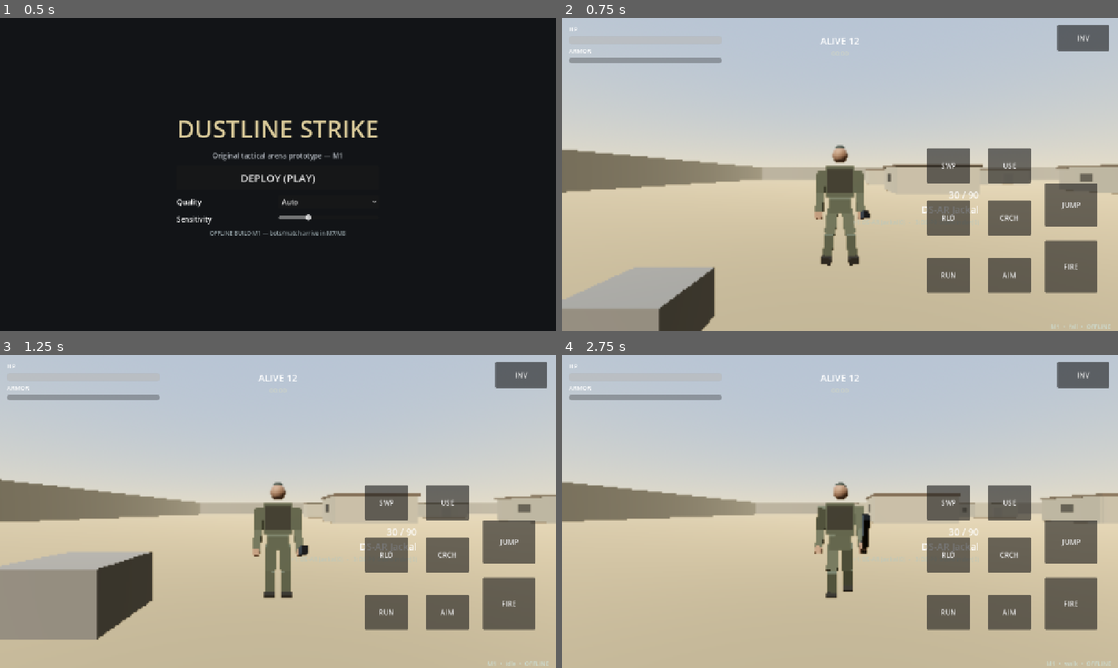
Above: before the commit, frames 1-4 (two rows, left to right).
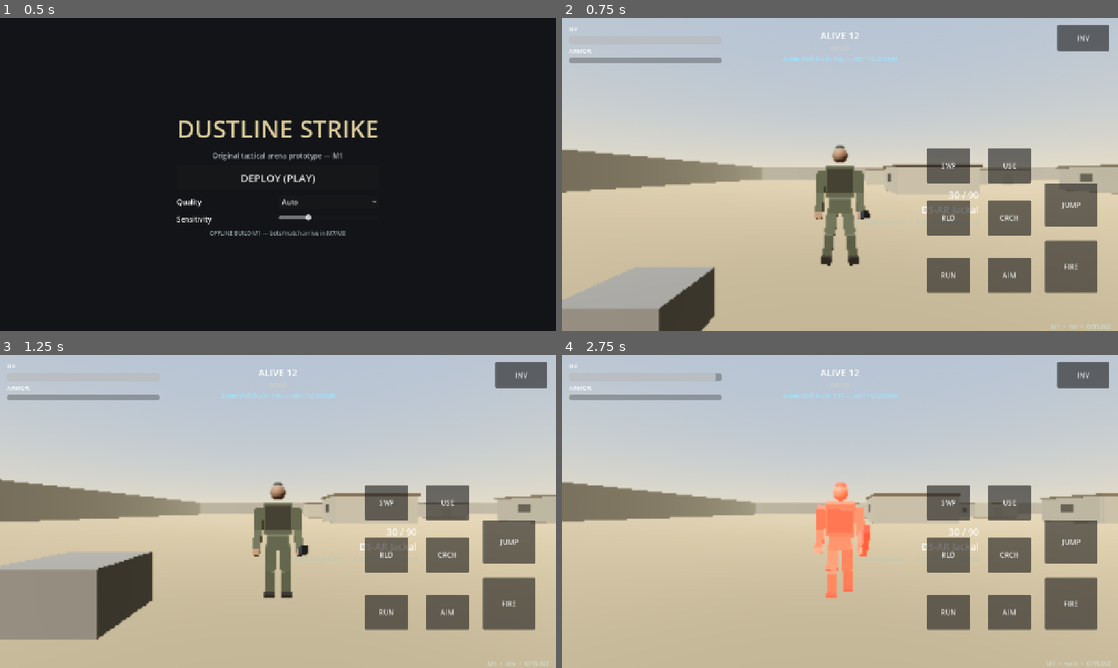
Above: after the commit, the same moments.

Repository: Srizvi786/New-repo
Game: Godot game, scene res://main/Main.tscn
Same seed, same stepped clock (60 frames per second), same inputs: the game is played once before the commit and once after it.
Inputs (mouse positions are in pixels of both pictures, inside the frame that each line leads up to):
- Up to frame 1 (0.5 s): no input
- Up to frame 2 (0.75 s): click "DEPLOY (PLAY)" at 0.5 s
- Up to frame 3 (1.25 s): no input
- Up to frame 4 (2.75 s): tap Enter at 1.25 s; drag from (628, 602) to (895, 442) at 1.27 s; drag from (728, 527) to (812, 574) at 2.02 s

Frame 1 is identical in both runs. In frame 2, 0.2% of the frame differs, in the area x 39-61%, y 4-14%; in frame 3, 0.2%; in frame 4, 2.4%, in the area x 27-61%, y 4-78%.
Error in both runs: Invalid call. Nonexistent 'int' constructor. (res://src/weapons/WeaponInventory.gd:29)

Commit message:
feat: milestone 9 shrinking safe zone with damage rings and bot steering

Diff:
--- a/main/Main.gd
+++ b/main/Main.gd
@@ -19,11 +19,13 @@
 var loot_mgr: Node = null
 var bot_mgr: Node = null
 var match_mgr: Node = null
+var zone_mgr: Node = null
 var results: Control = null
 
 const LOOT_SCRIPT := "res://src/items/LootManager.gd"
 const BOTMGR_SCRIPT := "res://src/bots/BotManager.gd"
 const MATCH_SCRIPT := "res://src/match/MatchManager.gd"
+const ZONE_SCRIPT := "res://src/match/ZoneManager.gd"
 const RESULTS_SCENE := "res://src/ui/Results.tscn"
 
 func _ready() -> void:
@@ -73,7 +75,22 @@
 	_ensure_loot()
 	_spawn_player()
 	_ensure_bots()
+	_ensure_zone()
 	_start_match()
+
+func _ensure_zone() -> void:
+	if zone_mgr == null:
+		var zs: Script = load(ZONE_SCRIPT)
+		zone_mgr = Node3D.new()
+		zone_mgr.set_script(zs)
+		zone_mgr.name = "ZoneManager"
+		add_child(zone_mgr)
+		await get_tree().process_frame
+	var arena := world_root.get_child(world_root.get_child_count() - 1)
+	if arena and arena.has_method("get_map_bounds"):
+		zone_mgr.call("reset_match", arena.call("get_map_bounds"))
+	elif arena:
+		zone_mgr.call("reset_match", Rect2(-60, -60, 120, 120))
 
 func _ensure_bots() -> void:
 	if bot_mgr == null:
--- /dev/null
+++ b/src/match/ZoneManager.gd
@@ -0,0 +1,133 @@
+extends Node3D
+## ZoneManager (M9) — shrinking safe zone. Wait -> shrink phases, DPS outside,
+## world ring visuals, HUD status. Bots steer via is_inside()/get_center().
+class_name ZoneManager
+
+const PHASES := [
+	{"wait": 20.0, "shrink": 25.0, "mult": 0.62, "dps": 2.0},
+	{"wait": 15.0, "shrink": 20.0, "mult": 0.55, "dps": 5.0},
+	{"wait": 12.0, "shrink": 15.0, "mult": 0.5, "dps": 8.0},
+	{"wait": 10.0, "shrink": 12.0, "mult": 0.45, "dps": 12.0},
+	{"wait": 8.0, "shrink": 10.0, "mult": 0.3, "dps": 16.0},
+]
+
+var center: Vector3 = Vector3.ZERO
+var radius: float = 190.0
+var target_center: Vector3 = Vector3.ZERO
+var target_radius: float = 190.0
+var phase_idx: int = 0
+var mode: String = "WAIT" # WAIT | SHRINK | DONE
+var timer: float = 0.0
+var dps: float = 2.0
+var active: bool = false
+
+var _dmg_tick: float = 0.0
+var _ring: MeshInstance3D
+var _next_ring: MeshInstance3D
+var _from_center: Vector3 = Vector3.ZERO
+var _from_radius: float = 190.0
+
+func _ready() -> void:
+	add_to_group("zone_manager")
+	_ring = _make_ring(Color(1, 1, 1, 0.5))
+	_next_ring = _make_ring(Color(0.3, 1, 0.4, 0.6))
+
+func reset_match(bounds: Rect2) -> void:
+	var cx: float = bounds.position.x + bounds.size.x * 0.5
+	var cz: float = bounds.position.y + bounds.size.y * 0.5
+	center = Vector3(cx + randf_range(-40, 40), 0, cz + randf_range(-40, 40))
+	radius = minf(bounds.size.x, bounds.size.y) * 0.48
+	_pick_next()
+	phase_idx = 0
+	mode = "WAIT"
+	timer = float(PHASES[0]["wait"])
+	dps = float(PHASES[0]["dps"])
+	active = true
+	_update_rings()
+
+func _pick_next() -> void:
+	if phase_idx >= PHASES.size():
+		return
+	var mult: float = float(PHASES[phase_idx]["mult"])
+	target_radius = maxf(8.0, radius * mult)
+	var max_off: float = maxf(0.0, (radius - target_radius) * 0.6)
+	target_center = center + Vector3(randf_range(-max_off, max_off), 0, randf_range(-max_off, max_off))
+
+func _process(delta: float) -> void:
+	if not active:
+		return
+	timer -= delta
+	if mode == "WAIT" and timer <= 0.0:
+		mode = "SHRINK"
+		_from_center = center
+		_from_radius = radius
+		timer = float(PHASES[mini(phase_idx, PHASES.size() - 1)]["shrink"])
+	elif mode == "SHRINK":
+		var dur: float = float(PHASES[mini(phase_idx, PHASES.size() - 1)]["shrink"])
+		var k: float = clampf(1.0 - timer / dur, 0.0, 1.0)
+		center = _from_center.lerp(target_center, k)
+		radius = lerpf(_from_radius, target_radius, k)
+		_update_rings()
+		if timer <= 0.0:
+			phase_idx += 1
+			if phase_idx >= PHASES.size():
+				mode = "DONE"
+			else:
+				mode = "WAIT"
+				timer = float(PHASES[phase_idx]["wait"])
+				dps = float(PHASES[phase_idx]["dps"])
+				_pick_next()
+				_update_rings()
+	_dmg_tick += delta
+	if _dmg_tick >= 1.0:
+		_dmg_tick = 0.0
+		_apply_dot()
+
+func _apply_dot() -> void:
+	for n in get_tree().get_nodes_in_group("player"):
+		if is_instance_valid(n) and bool(n.get("alive")) and not is_inside((n as Node3D).global_position):
+			n.call("take_damage", dps, false, "Zone", (n as Node3D).global_position)
+	for n in get_tree().get_nodes_in_group("bots"):
+		if is_instance_valid(n) and bool(n.get("alive")) and not is_inside((n as Node3D).global_position):
+			n.call("take_damage", dps, false, "Zone", (n as Node3D).global_position)
+
+func is_inside(pos: Vector3) -> bool:
+	var d := Vector2(pos.x - center.x, pos.z - center.z).length()
+	return d <= radius
+
+func get_center() -> Vector3:
+	return target_center if mode != "DONE" else center
+
+func status_str(player_pos: Vector3) -> String:
+	if not active:
+		return ""
+	var inside := is_inside(player_pos)
+	if mode == "WAIT":
+		return "Zone shrinks in %ds%s" % [int(timer), "" if inside else " — GET TO ZONE!"]
+	elif mode == "SHRINK":
+		return "ZONE SHRINKING%s" % ("" if inside else " — RUN!")
+	return "FINAL ZONE" if inside else "FINAL ZONE — RUN!"
+
+func _make_ring(c: Color) -> MeshInstance3D:
+	var mi := MeshInstance3D.new()
+	var m := StandardMaterial3D.new()
+	m.shading_mode = BaseMaterial3D.SHADING_MODE_UNSHADED
+	m.albedo_color = c
+	m.transparency = BaseMaterial3D.TRANSPARENCY_ALPHA
+	m.no_depth_test = false
+	mi.material_override = m
+	add_child(mi)
+	return mi
+
+func _update_rings() -> void:
+	_fit_ring(_ring, center, radius)
+	_fit_ring(_next_ring, target_center, target_radius)
+
+func _fit_ring(mi: MeshInstance3D, c: Vector3, r: float) -> void:
+	var tm := TorusMesh.new()
+	tm.inner_radius = maxf(0.1, r - 0.6)
+	tm.outer_radius = r + 0.6
+	tm.rings = 64
+	tm.ring_segments = 6
+	mi.mesh = tm
+	mi.position = Vector3(c.x, 0.4, c.z)
--- a/src/ui/HUD.gd
+++ b/src/ui/HUD.gd
@@ -11,6 +11,7 @@
 @onready var _prompt: Label = $InteractPrompt
 @onready var _alive: Label = $TopCenter/AliveLabel
 @onready var _timer: Label = $TopCenter/TimerLabel
+@onready var _zone: Label = $TopCenter/ZoneLabel
 @onready var _feed: VBoxContainer = $TopCenter/FeedBox
 
 var match_mgr: Node = null
@@ -101,6 +102,11 @@
 	if match_mgr:
 		_alive.text = "ALIVE %d" % int(match_mgr.call("alive_count"))
 		_timer.text = str(match_mgr.call("time_str"))
+	var zone = get_tree().get_first_node_in_group("zone_manager")
+	if zone and player:
+		_zone.text = str(zone.call("status_str", (player as Node3D).position))
+	else:
+		_zone.text = ""
 	if player and "anim_state" in player:
 		var st := str(player.get("anim"))
 		_state.text = "M1  •  %s  •  OFFLINE" % str(player.get("anim_state"))
--- a/src/ui/HUD.tscn
+++ b/src/ui/HUD.tscn
@@ -71,6 +71,13 @@
 theme_override_font_sizes/font_size=15
 theme_override_colors/font_color=Color(0.8, 0.82, 0.78, 1)
 text="00:00"
+horizontal_alignment=1
+
+[node name="ZoneLabel" type="Label" parent="TopCenter"]
+layout_mode=2
+theme_override_font_sizes/font_size=15
+theme_override_colors/font_color=Color(0.6, 0.9, 1.0, 1)
+text=""
 horizontal_alignment=1
 
 [node name="FeedBox" type="VBoxContainer" parent="TopCenter"]
Not shown, changed: scripts/validate_project.py
Not shown, changed: tests/test_project_structure.py
